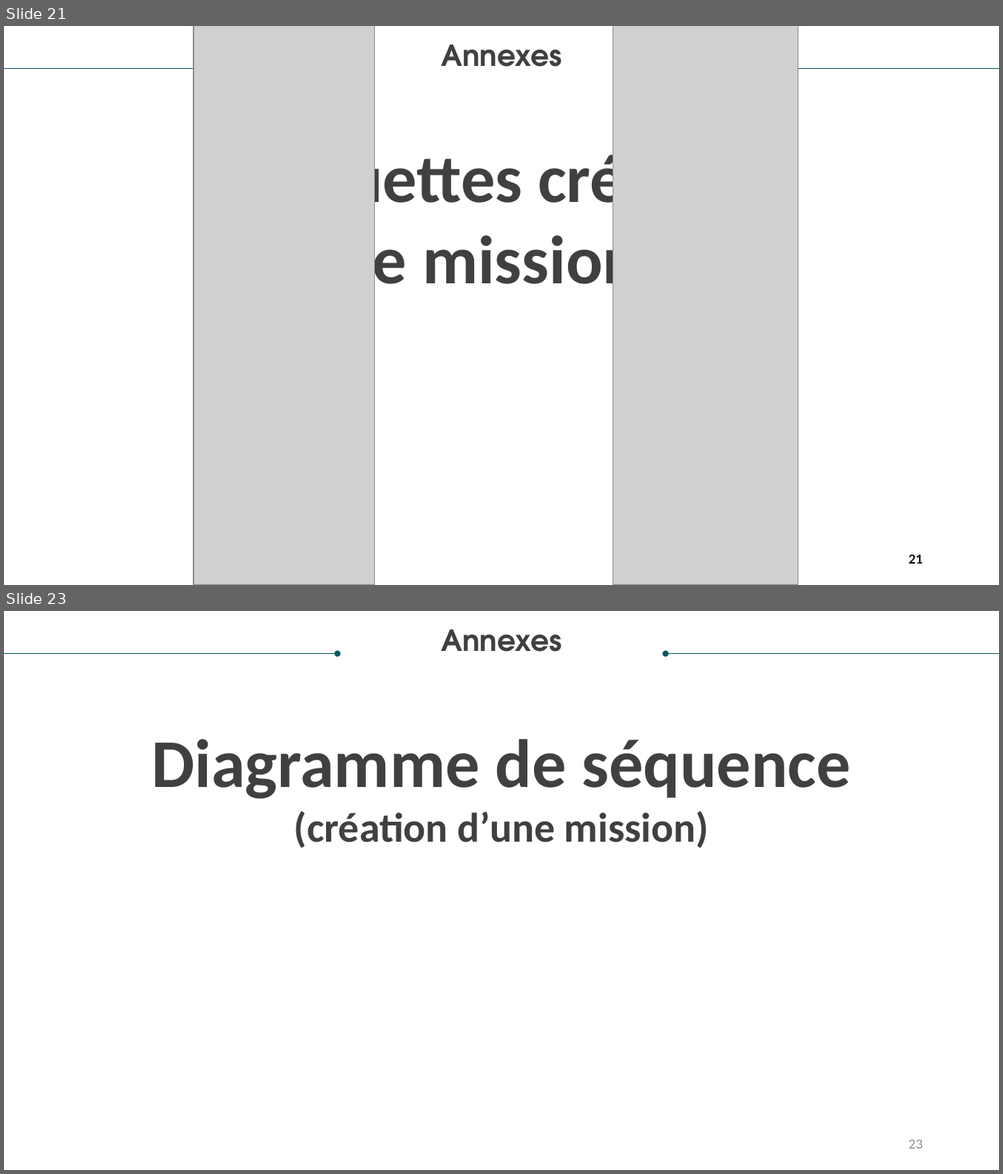
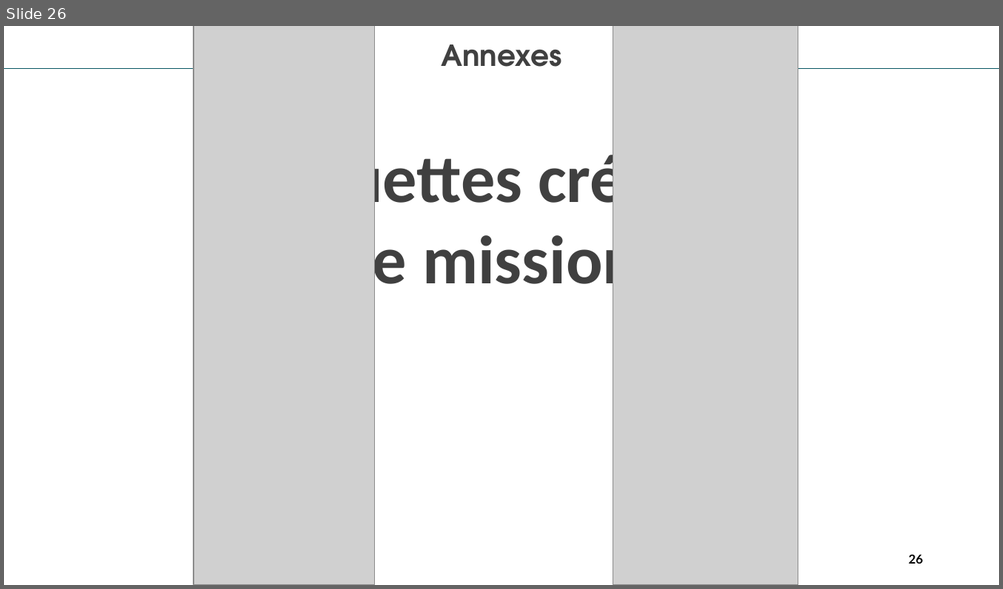
Before and after one commit to El-pollo-loco-adrar/cours_CDA, a slide deck: FIL_ROUGE/power point/fil rouge.pptx. Shown one above the other, each under a label of ours: slides 21 and 23 before the commit, slide 26 after it; the slides between them are not shown. The pictures are 1003x1174 and 1003x589 pixels, drawn with LibreOffice and Linux fonts; fonts in the diff are those of the drawing; grey boxes stand for pictures; background and template pictures are left out. Boxes give left, top, right and bottom in pixels: in the first picture for what was removed or moved away, otherwise in the second. Text is boxed around its words. In the diff, an @@ line names an element or a change of style, - is before the commit and + after.

Commit message:
diagramme de classe projet

```diff
--- a/FIL_ROUGE/power point/fil rouge.pptx
+++ b/FIL_ROUGE/power point/fil rouge.pptx
@@ slide 23 removed at (x1=4, y1=611, x2=999, y2=1170), background picture (left out) @@
@@ text removed at (x1=441, y1=629, x2=562, y2=652) @@
-Annexes
@@ arrow removed from (4, 653) to (338, 653) @@
@@ arrow removed from (999, 653) to (665, 653) @@
@@ text removed at (x1=151, y1=739, x2=850, y2=849) @@
-Diagramme de séquence
-(création d’une mission)
@@ page number removed at (x1=908, y1=1140, x2=922, y2=1149) @@
-23
@@ what was slide 21 is now slide 26 @@
@@ page number at (x1=908, y1=554, x2=922, y2=564): text changed @@
-21
+26
```
Also in this commit, not shown: 2 slides changed, 5 slides added, 1 other slide removed, 10 other files.
